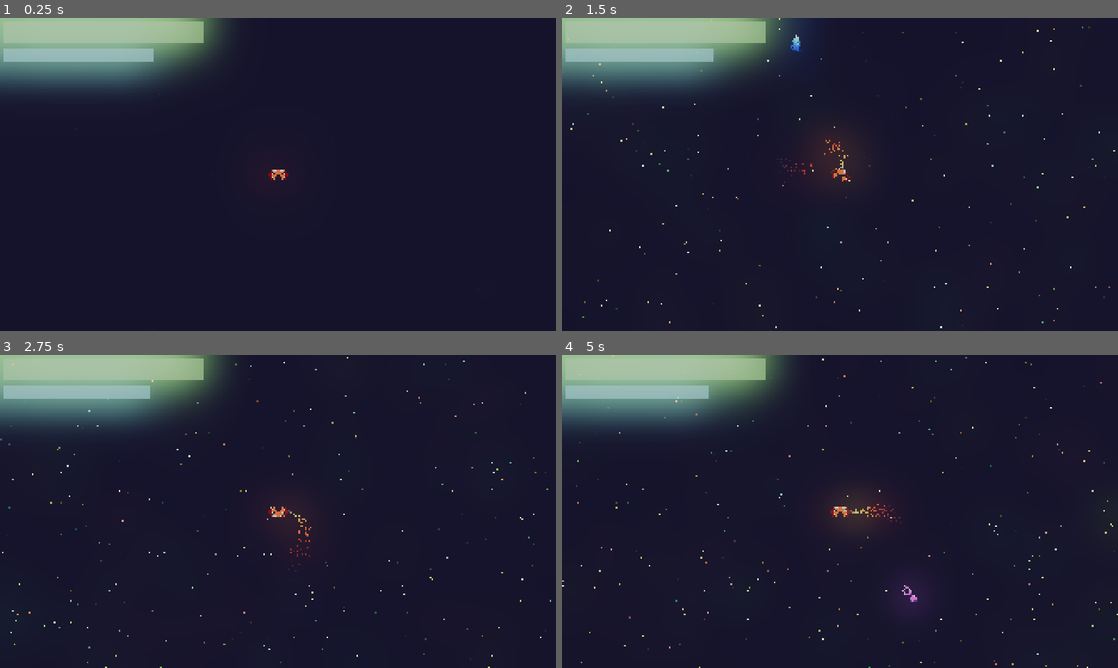
Above: before the commit, frames 1-4 (two rows, left to right).
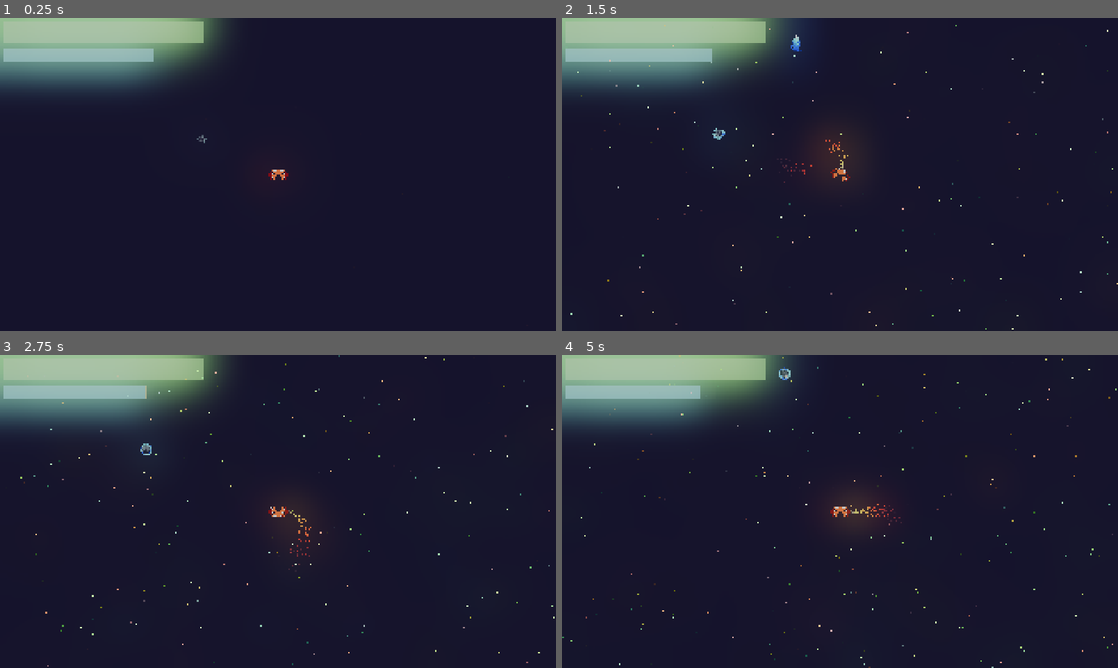
Above: after the commit, the same moments.

Repository: Lunix-420/OrbitOfPain
Game: Godot game, scene res://scenes/World.tscn
Same seed, same stepped clock (60 frames per second), same inputs: the game is played once before the commit and once after it.
Inputs:
- Up to frame 1 (0.25 s): no input
- Up to frame 2 (1.5 s): hold D (move_right) 0.53-1.28 s; tap Space (action_shoot) at 0.6 s; hold S (move_backwards) from 1.28 s (still down); tap E (move_turn_ccw) at 1.35 s
- Up to frame 3 (2.75 s): release S (move_backwards) at 2.03 s; hold D (move_right) from 2.03 s (still down); hold Q (move_turn_cw) from 2.03 s (still down)
- Up to frame 4 (5 s): release D (move_right) at 2.78 s; release Q (move_turn_cw) at 2.78 s; hold W (move_forward) 2.78-3.53 s; tap Space (action_shoot) at 2.85 s; hold E (move_turn_ccw) 3.53-4.28 s; hold A (move_left) from 3.53 s (still down); tap Q (move_turn_cw) at 4.35 s

The runs differ from the first frame. In frame 1, less than 0.1% of the frame differs, in the area x 35-38%, y 37-40%; in frame 2, 0.5%; in frame 3, 0.6%; in frame 4, 0.8%, in the area x 0-100%, y 0-100%.

Commit message:
feat: Implement basic energy system

Diff:
--- /dev/null
+++ b/scenes/Energy.tscn
@@ -0,0 +1,39 @@
+[gd_scene load_steps=6 format=3 uid="uid://cx8dcf6b4y0y0"]
+
+[ext_resource type="Script" uid="uid://bbenglmrrg2eu" path="res://scripts/energy.gd" id="1_eb132"]
+
+[sub_resource type="CircleShape2D" id="CircleShape2D_ly2v0"]
+radius = 46.0435
+
+[sub_resource type="Gradient" id="Gradient_ly2v0"]
+offsets = PackedFloat32Array(0, 0.513636, 0.863636, 1)
+colors = PackedColorArray(1, 1, 1, 0, 0.21519, 1, 1, 0.78481, 0, 0, 1, 1, 0, 0, 1, 0)
+
+[sub_resource type="GradientTexture1D" id="GradientTexture1D_eb132"]
+gradient = SubResource("Gradient_ly2v0")
+
+[sub_resource type="ParticleProcessMaterial" id="ParticleProcessMaterial_ly2v0"]
+particle_flag_disable_z = true
+spread = 180.0
+initial_velocity_min = 150.0
+initial_velocity_max = 150.0
+gravity = Vector3(0, 0, 0)
+damping_min = 300.0
+damping_max = 300.0
+scale_min = 5.0
+scale_max = 15.0
+color_ramp = SubResource("GradientTexture1D_eb132")
+
+[node name="Energy" type="Area2D"]
+collision_layer = 0
+collision_mask = 2
+script = ExtResource("1_eb132")
+
+[node name="CollisionShape2D" type="CollisionShape2D" parent="."]
+shape = SubResource("CircleShape2D_ly2v0")
+
+[node name="GPUParticles2D" type="GPUParticles2D" parent="."]
+amount = 100
+process_material = SubResource("ParticleProcessMaterial_ly2v0")
+
+[connection signal="body_entered" from="." to="." method="_on_body_entered"]
--- /dev/null
+++ b/scenes/Game.tscn
@@ -0,0 +1,10 @@
+[gd_scene load_steps=3 format=3 uid="uid://dnuwmi1n5dwbv"]
+
+[ext_resource type="PackedScene" uid="uid://dd0r1cokjlsj3" path="res://scenes/World.tscn" id="1_qbsmt"]
+[ext_resource type="PackedScene" uid="uid://m1cjpvkoeugn" path="res://scenes/Gui.tscn" id="2_cpr0p"]
+
+[node name="Game" type="Node2D"]
+
+[node name="World" parent="." instance=ExtResource("1_qbsmt")]
+
+[node name="Gui" parent="." instance=ExtResource("2_cpr0p")]
--- a/scenes/World.tscn
+++ b/scenes/World.tscn
@@ -1,7 +1,8 @@
-[gd_scene load_steps=8 format=3 uid="uid://dd0r1cokjlsj3"]
+[gd_scene load_steps=9 format=3 uid="uid://dd0r1cokjlsj3"]
 
 [ext_resource type="PackedScene" uid="uid://m1cjpvkoeugn" path="res://scenes/Gui.tscn" id="1_32lhk"]
 [ext_resource type="PackedScene" uid="uid://71rc8k32st6a" path="res://scenes/Player.tscn" id="1_kqs1s"]
+[ext_resource type="PackedScene" uid="uid://cx8dcf6b4y0y0" path="res://scenes/Energy.tscn" id="3_7g83o"]
 
 [sub_resource type="Environment" id="Environment_jeodi"]
 background_mode = 3
@@ -65,8 +66,8 @@
 
 [node name="StarPaticles" type="GPUParticles2D" parent="."]
 material = SubResource("ShaderMaterial_jeodi")
-scale = Vector2(100, 100)
-amount = 100000
+scale = Vector2(50, 50)
+amount = 20000
 lifetime = 3.0
 fixed_fps = 10
 process_material = SubResource("ParticleProcessMaterial_1tnoa")
@@ -76,3 +77,6 @@
 light_mask = 3
 z_index = 10
 gui = NodePath("../Gui")
+
+[node name="Energy" parent="." instance=ExtResource("3_7g83o")]
+position = Vector2(-529, -245)
--- a/scripts/enemy.gd
+++ b/scripts/enemy.gd
@@ -12,4 +12,10 @@
 	move_and_slide()
 
 func take_damage() -> void:
+	spawn_energy()
 	queue_free()
+
+func spawn_energy() -> void:
+	var energy = preload("res://scenes/Energy.tscn").instantiate()
+	energy.position = global_position
+	get_tree().current_scene.add_child(energy)
--- /dev/null
+++ b/scripts/energy.gd
@@ -0,0 +1,6 @@
+extends Area2D
+
+func _on_body_entered(body: Node2D) -> void:
+	queue_free()
+	if body.has_method("collect_energy"):
+		body.collect_energy()
--- a/scripts/player.gd
+++ b/scripts/player.gd
@@ -8,7 +8,7 @@
 const ROTATION_SPEED = 5.0
 const FRICTION = 500
 const ENERGY_LOSS = 1000
-const IDLE_ENERGY_CONSUMPTION = 10
+const IDLE_ENERGY_CONSUMPTION = 20
 
 var speed = 0.0
 var strave_speed = 0.0
@@ -24,6 +24,9 @@
 	handle_shooting(delta)
 	handle_use_energ(IDLE_ENERGY_CONSUMPTION * delta)
 	move_and_slide()
+
+func collect_energy():
+	energyBar.set_current_value(energyBar.current_value + 120)
 
 func handle_use_energ(amount: float):
 	energyBar.set_current_value(energyBar.current_value - amount)
--- a/scripts/spawner.gd
+++ b/scripts/spawner.gd
@@ -1,7 +1,7 @@
 extends Node2D
 
 var spawn_timer: float = 0.0
-var spawn_interval: float = 2.0
+var spawn_interval: float = 5.0
 var SPAWN_DISTANCE: float = 2000.0
 
 func _process(delta: float) -> void:
Not shown, added: scripts/energy.gd.uid
